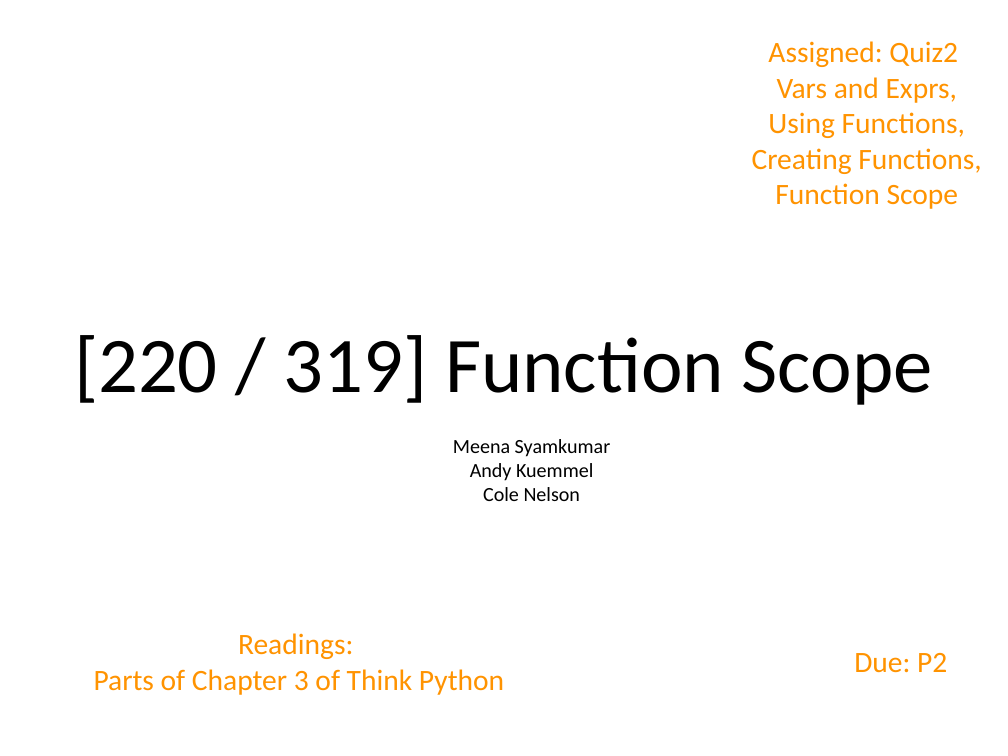
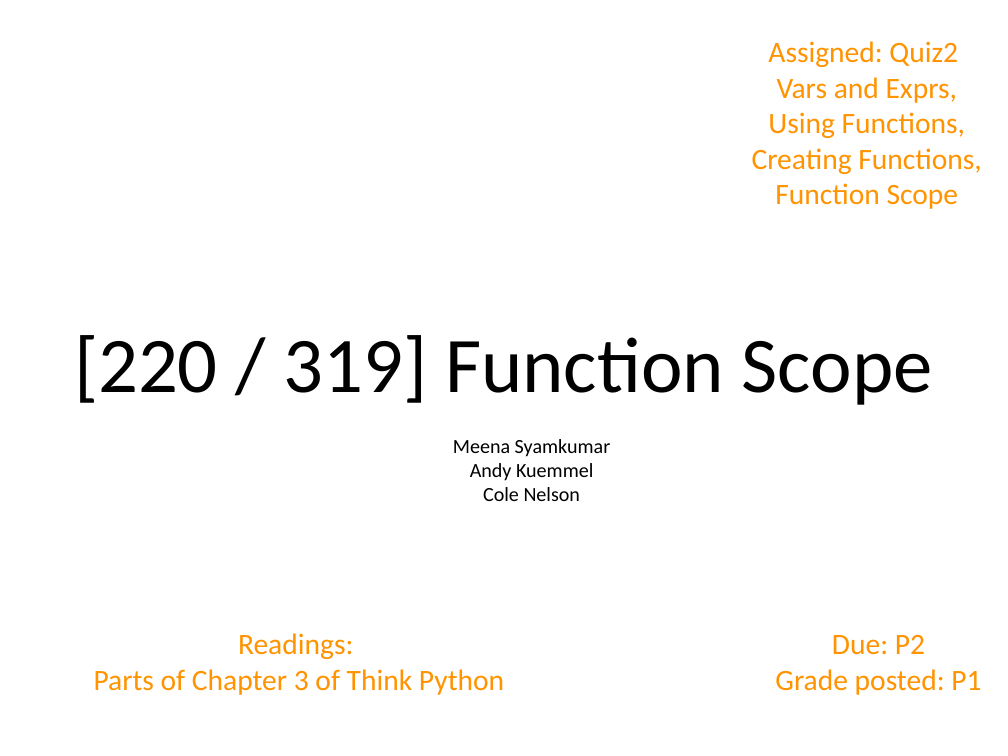
Before and after one commit to tylerharter/caraza-harter-com, a slide deck: slide 1 of tyler/meena/cs220/s22/materials/lecture_ppts/lec_07_S22.ppt. Drawn at 1008x756 pixels with LibreOffice and Linux fonts; fonts in the diff are those of the drawing. Boxes give left, top, right and bottom in pixels: in the first picture for what was removed or moved away, otherwise in the second. Text is boxed around its words. In the diff, an @@ line names an element or a change of style, - is before the commit and + after.

```diff
--- a/tyler/meena/cs220/s22/materials/lecture_ppts/lec_07_S22.ppt
+++ b/tyler/meena/cs220/s22/materials/lecture_ppts/lec_07_S22.ppt
@@ text "Due: P2": place and size @@
-text "Due: P2" at (854,653,947,673)
+text "Due: P2" at (775,635,981,695)
@@ text at (775,669,981,695): paragraph added @@
+Grade posted: P1
```
Also in this commit, not shown: 3 other slides changed, 18 other files.
